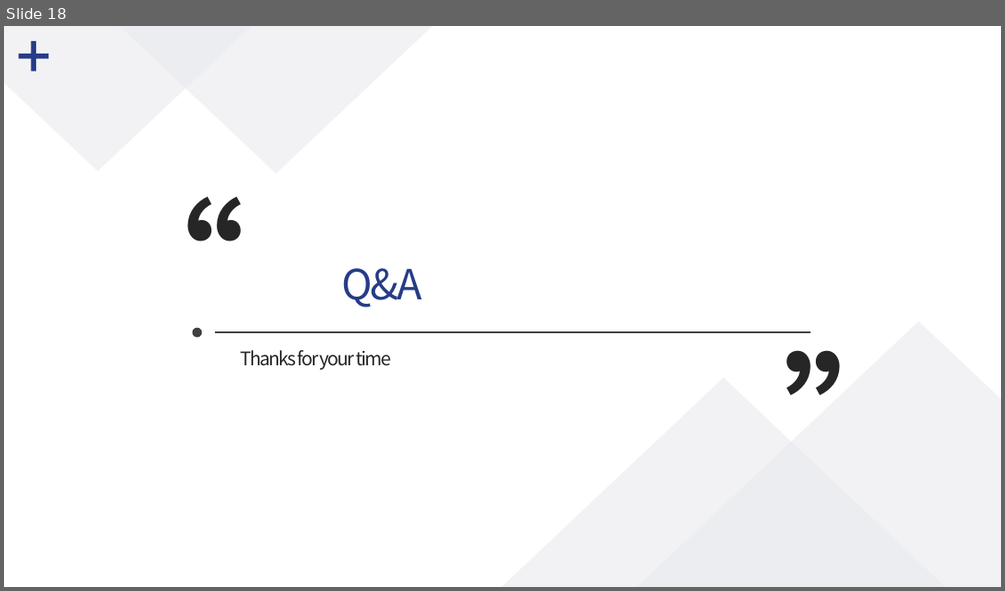
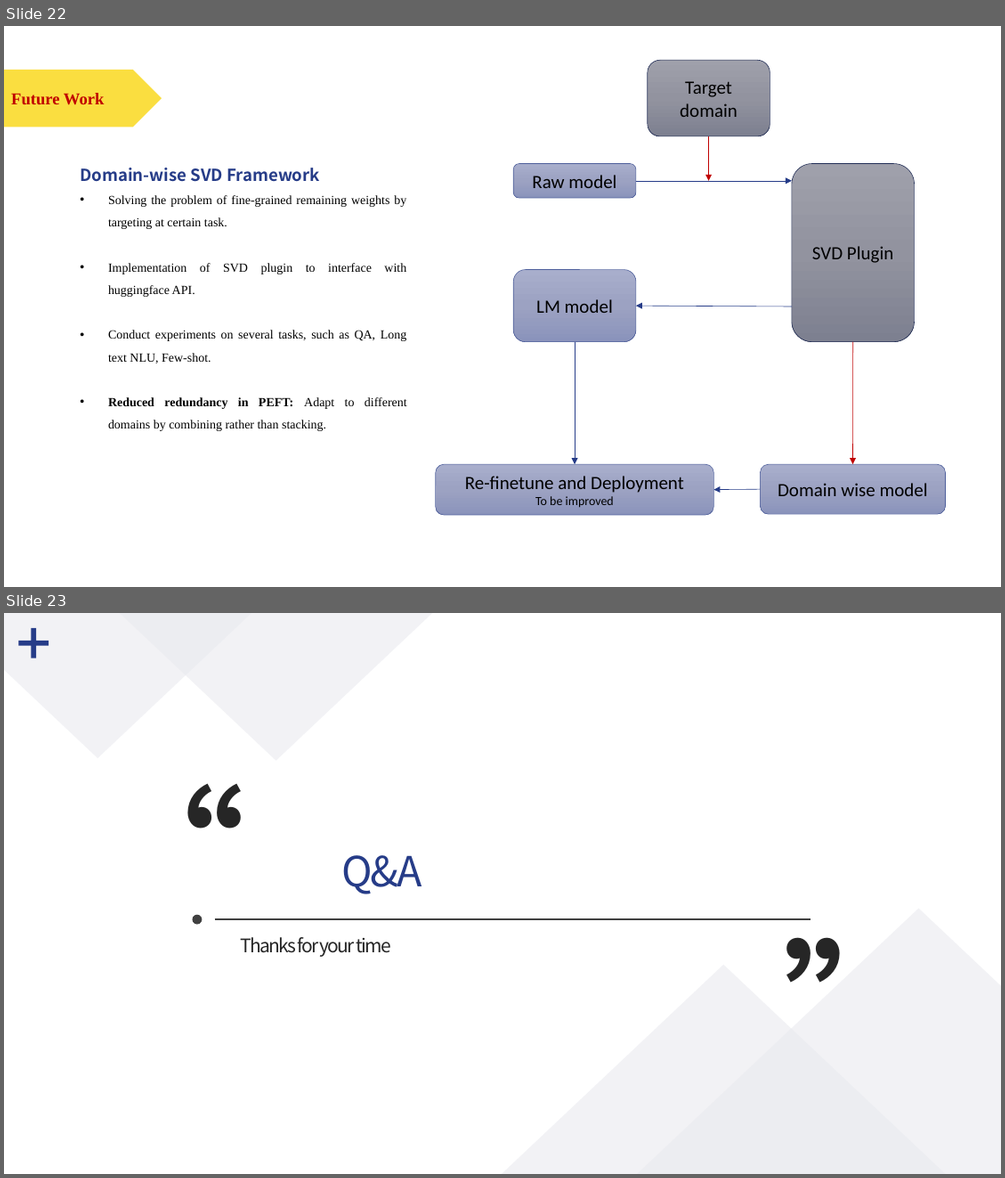
Before and after one commit to polarispw/MSBD5014-IP, a slide deck: docs/Matrix Factorization & LLM Compression.pptx. Shown one above the other, each under a label of ours: slide 18 before the commit, slides 22 and 23 after it. The pictures are 1005x591 and 1005x1178 pixels, drawn with LibreOffice and Linux fonts; fonts in the diff are those of the drawing. Boxes give left, top, right and bottom in pixels: in the first picture for what was removed or moved away, otherwise in the second. Text is boxed around its words. In the diff, an @@ line names an element or a change of style, - is before the commit and + after.

```diff
--- a/docs/Matrix Factorization & LLM Compression.pptx
+++ b/docs/Matrix Factorization & LLM Compression.pptx
@@ slide 22 added at <box>4,26,1001,587</box>, background #FFFFFF @@
@@ pentagon arrow added at <box>4,70,162,127</box>, fill #FADE40 @@
@@ rounded rectangle added at <box>647,60,769,136</box>, fill gradient #9FA1AC to #9294A0 to #7E8091, outline #222E57 0.5 pt, 18 pt, text #000000 @@
+Target domain
@@ text added at <box>11,93,105,105</box>, 16 pt, text #C00000, bold @@
+Future Work
@@ arrow added from (708, 136) to (708, 181), #C00000 0.5 pt @@
@@ text added at <box>80,168,407,431</box>, 12 pt, text #000000 @@
+Domain-wise SVD Framework
+• Solving the problem of fine-grained remaining weights by targeting at certain task.
+• Implementation of SVD plugin to interface with huggingface API.
+• Conduct experiments on several tasks, such as QA, Long text NLU, Few-shot.
+• Reduced redundancy in PEFT: Adapt to different domains by combining rather than stacking.
@@ rounded rectangle added at <box>513,164,636,198</box>, fill gradient #A8AECD to #9CA3C3 to #8A93BC, outline #4F609C 0.5 pt, 18 pt, text #000000 @@
+Raw model
@@ arrow added from (636, 181) to (792, 181), #263C88 0.5 pt @@
@@ rounded rectangle added at <box>792,164,914,342</box>, fill gradient #9FA1AC to #9294A0 to #7E8091, outline #222E57 0.5 pt, 18 pt, text #000000 @@
+SVD Plugin
@@ rounded rectangle added at <box>513,270,636,342</box>, fill gradient #A8AECD to #9CA3C3 to #8A93BC, outline #4F609C 0.5 pt, 18 pt, text #000000 @@
+LM model
@@ arrow added from (792, 306) to (636, 305), #263C88 0.5 pt @@
@@ arrow added from (574, 342) to (574, 464), #263C88 0.5 pt @@
@@ arrow added from (853, 342) to (853, 464), #C00000 0.5 pt @@
@@ rounded rectangle added at <box>436,464,713,515</box>, fill gradient #A8AECD to #9CA3C3 to #8A93BC, outline #4F609C 0.5 pt, 18 pt, text #000000 @@
+Re-finetune and Deployment
+To be improved
@@ rounded rectangle added at <box>760,464,946,515</box>, fill gradient #A8AECD to #9CA3C3 to #8A93BC, outline #4F609C 0.5 pt, 18 pt, text #000000 @@
+Domain wise model
@@ arrow added from (760, 489) to (713, 490), #263C88 0.5 pt @@
@@ what was slide 18 is now slide 23 @@
```
Also in this commit, not shown: 3 slides changed, 7 other slides added, 3 slides removed, 47 other files.
